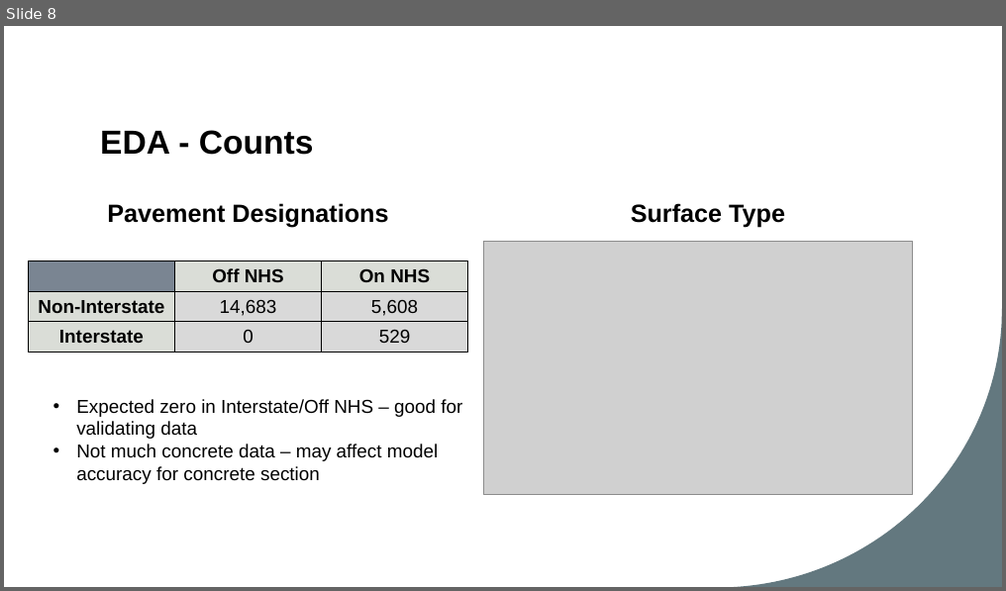
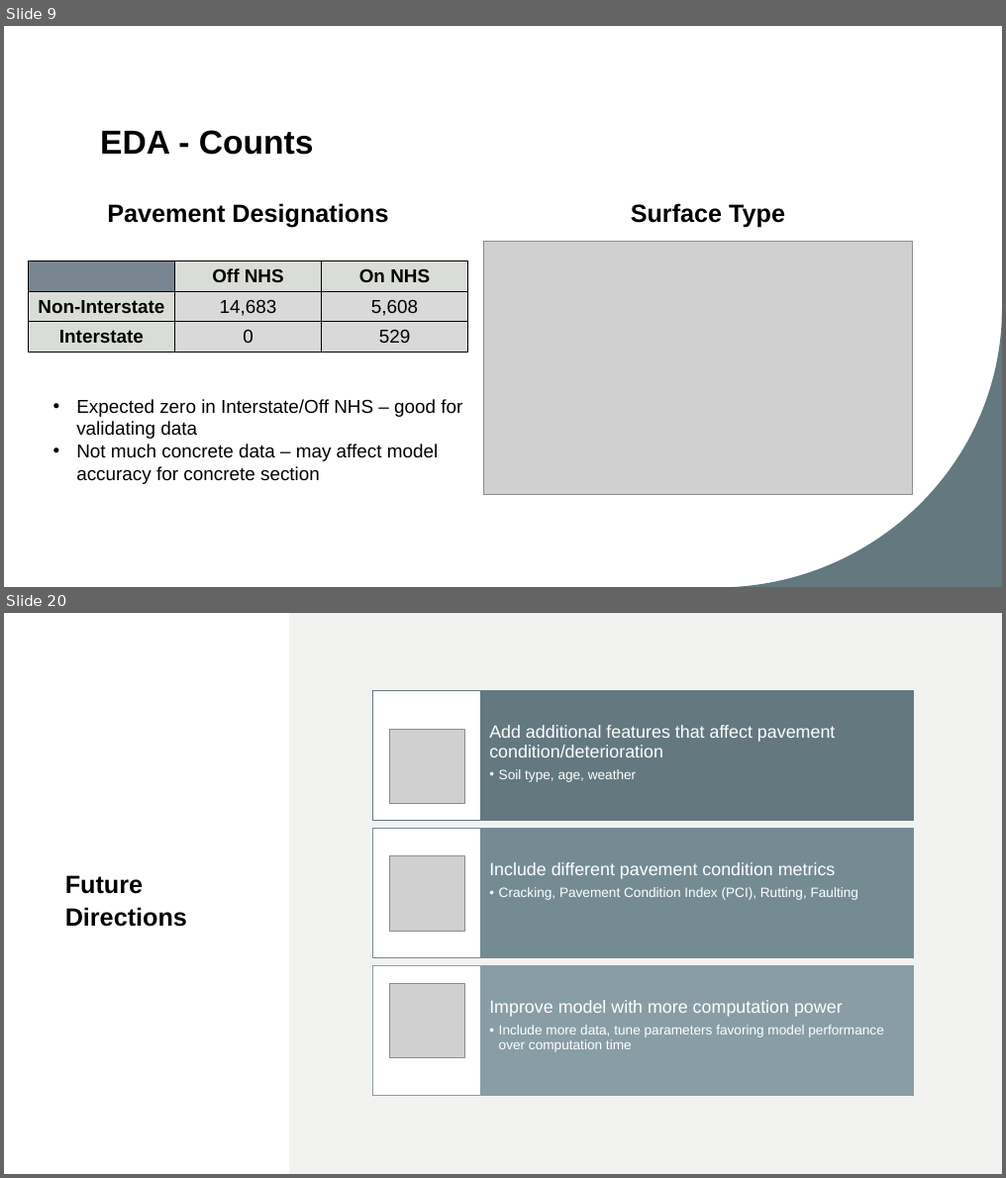
Before and after one commit to ConnorBruce/UMBC-DATA606-Capstone, a slide deck: docs/DS_Capstone_Final_Presentation_Connor_Bruce.pptx. Shown one above the other, each under a label of ours: slide 8 before the commit, slides 9 and 20 after it; the slides between them are not shown. The pictures are 1006x591 and 1006x1178 pixels, drawn with LibreOffice and Linux fonts; fonts in the diff are those of the drawing; grey boxes stand for pictures. Boxes give left, top, right and bottom in pixels: in the first picture for what was removed or moved away, otherwise in the second. Text is boxed around its words. In the diff, an @@ line names an element or a change of style, - is before the commit and + after.

```diff
--- a/docs/DS_Capstone_Final_Presentation_Connor_Bruce.pptx
+++ b/docs/DS_Capstone_Final_Presentation_Connor_Bruce.pptx
@@ slide 20 added at (4, 613, 1002, 1174), background #FFFFFF; not listed: 1 template element that a slide beside it also shows @@
@@ rectangle added at (4, 613, 1002, 1174), fill #FFFFFF @@
@@ rectangle added at (289, 613, 1002, 1174), fill #F2F3F1 @@
@@ picture added at (389, 729, 464, 804) @@
@@ title added at (65, 875, 187, 927), 24 pt, text #000000, bold @@
+Future Directions
@@ picture added at (389, 857, 464, 931) @@
@@ group added at (373, 690, 914, 1096): 6 rectangles, 3 texts @@
+Add additional features that affect pavement condition/deterioration
+  • Soil type, age, weather
+Include different pavement condition metrics
+  • Cracking, Pavement Condition Index (PCI), Rutting, Faulting
+Improve model with more computation power
+  • Include more data, tune parameters favoring model performance over computation time
@@ picture added at (389, 983, 464, 1059) @@
@@ what was slide 8 is now slide 9 @@
```
Also in this commit, not shown: 2 slides changed, 11 other slides added, 5 other files.
